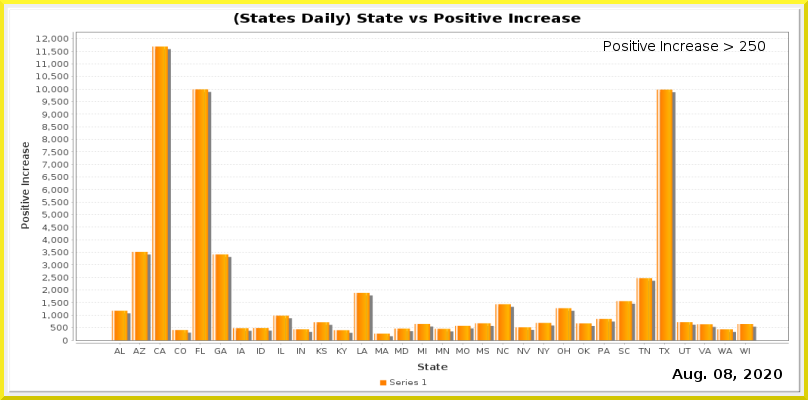
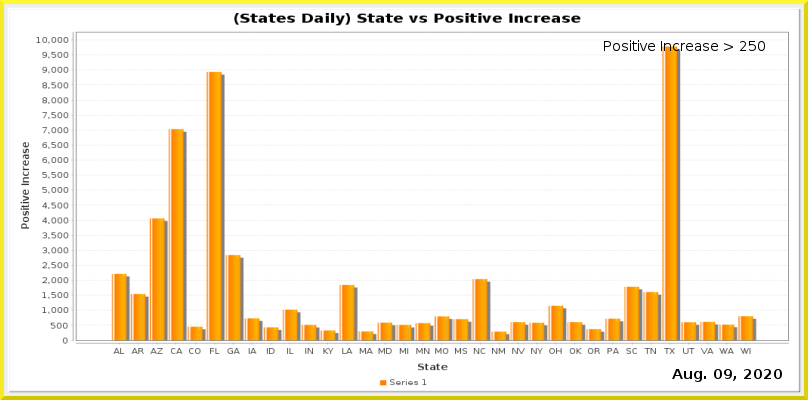
Two versions of the same layered image (808px x 400px). Layer-by-layer changes:
painted on "Current Date" over (724, 369, 732, 379)
painted on "Date_vs_TestIncrease.png" over (36, 35, 789, 354)
